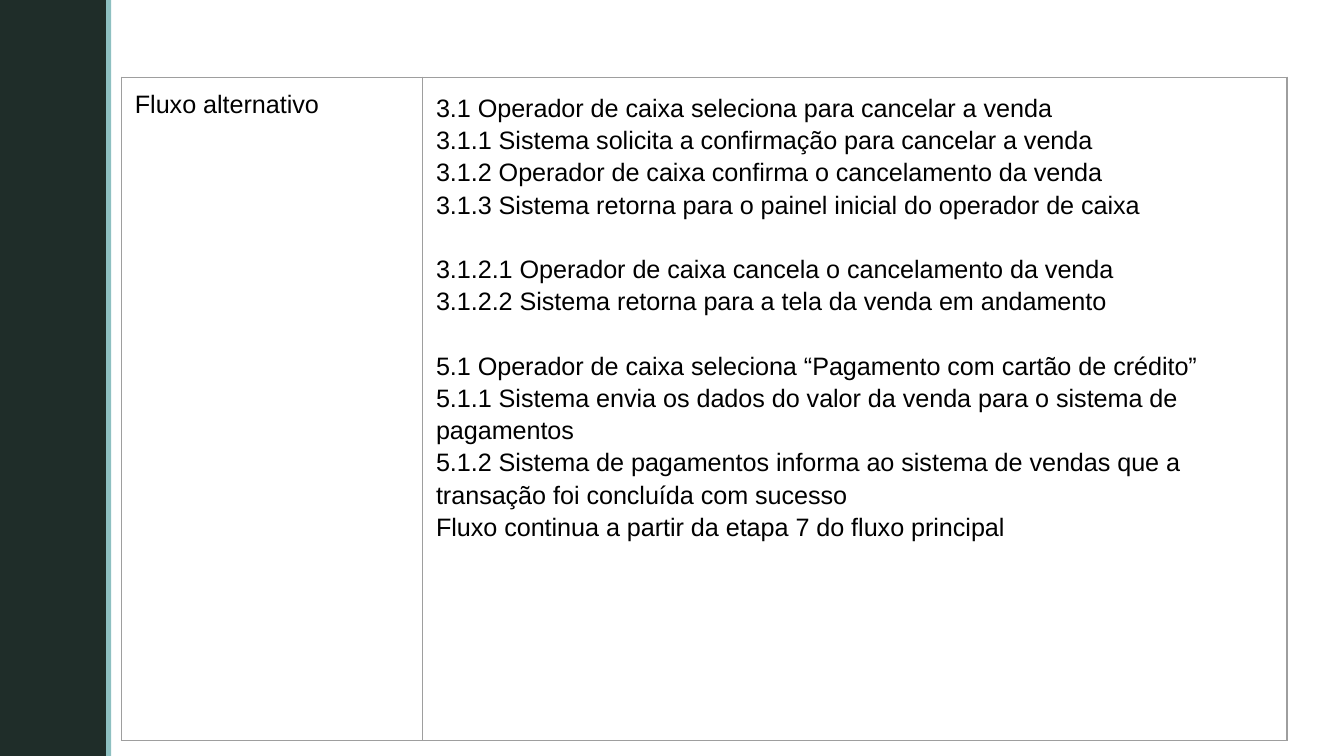
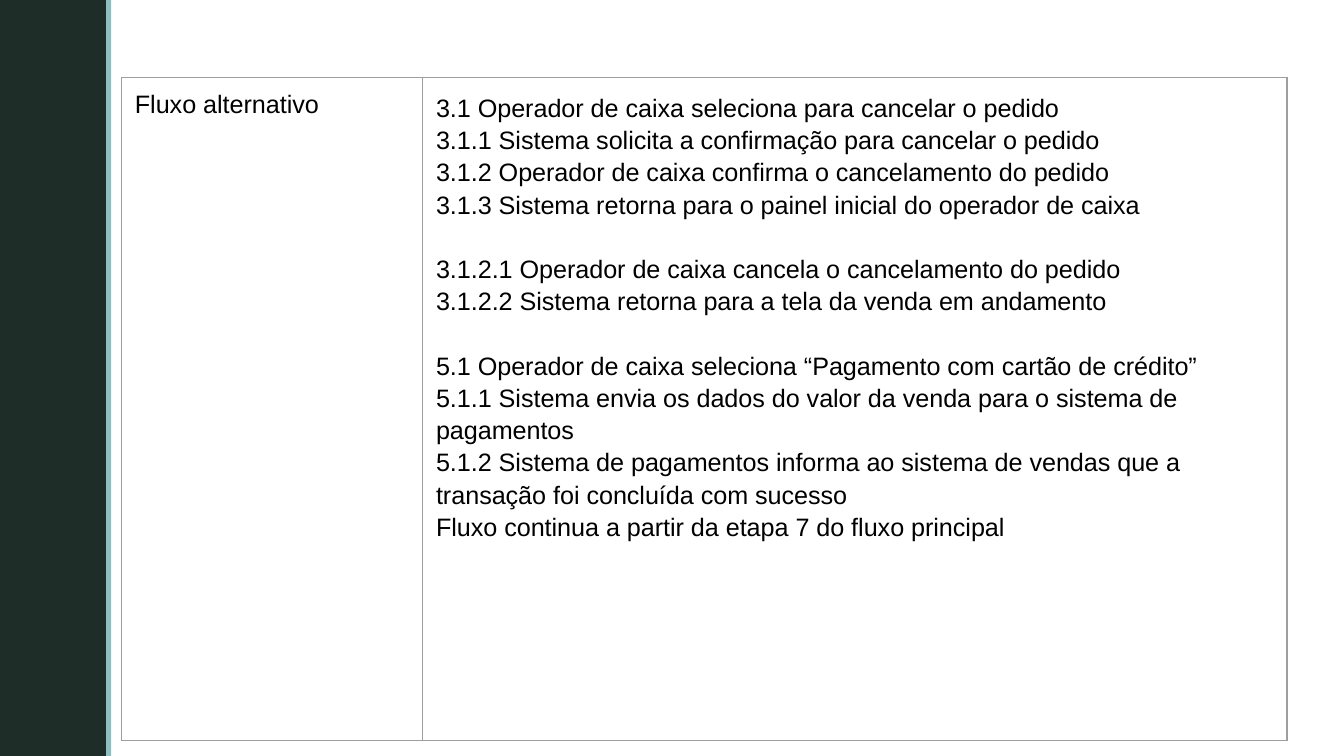
Before and after one commit to GabrielFVieira/PDV_Grupo5_Projeto_Software, a slide deck: slide 20 of documentos/Casos de Uso/CasosDeUso_Requisitos.pptx (slide 21 before the commit). Drawn at 1344x756 pixels with LibreOffice and Linux fonts; fonts in the diff are those of the drawing; background and template pictures are left out. Boxes give left, top, right and bottom in pixels: in the first picture for what was removed or moved away, otherwise in the second. Text is boxed around its words. In the diff, an @@ line names an element or a change of style, - is before the commit and + after.

```diff
--- a/documentos/Casos de Uso/CasosDeUso_Requisitos.pptx
+++ b/documentos/Casos de Uso/CasosDeUso_Requisitos.pptx
@@ table at bbox=[121, 77, 1286, 546] @@
-row 1, column 2: 3.1 Operador de caixa seleciona para cancelar a venda / 3.1.1 Sistema solicita a confirmação para cancelar a venda / 3.1.2 Operador de caixa confirma o cancelamento da venda / 3.1.3 Sistema retorna para o painel inicial do operador de caixa / 3.1.2.1 Operador de caixa cancela o cancelamento da venda / 3.1.2.2 Sistema retorna para a tela da venda em andamento / 5.1 Operador de caixa seleciona “Pagamento com cartão de crédito” / 5.1.1 Sistema envia os dados do valor da venda para o sistema de pagamentos / 5.1.2 Sistema de pagamentos informa ao sistema de vendas que a transação foi concluída com sucesso / Fluxo continua a partir da etapa 7 do fluxo principal
+row 1, column 2: 3.1 Operador de caixa seleciona para cancelar o pedido / 3.1.1 Sistema solicita a confirmação para cancelar o pedido / 3.1.2 Operador de caixa confirma o cancelamento do pedido / 3.1.3 Sistema retorna para o painel inicial do operador de caixa / 3.1.2.1 Operador de caixa cancela o cancelamento do pedido / 3.1.2.2 Sistema retorna para a tela da venda em andamento / 5.1 Operador de caixa seleciona “Pagamento com cartão de crédito” / 5.1.1 Sistema envia os dados do valor da venda para o sistema de pagamentos / 5.1.2 Sistema de pagamentos informa ao sistema de vendas que a transação foi concluída com sucesso / Fluxo continua a partir da etapa 7 do fluxo principal
```
Also in this commit, not shown: 16 other slides changed, 3 slides added, 2 slides removed, 3 other files.
